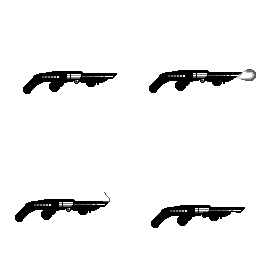
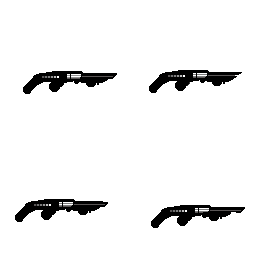
Layer changes from the first 256 x 256 image to the second:
removed group "Group 2" (1 layers) over [67, 69, 256, 217]
renamed "Paint Layer 1" to "Group 2 Merged", moved it out of group "Group 2", painted on it over [67, 69, 256, 217]
